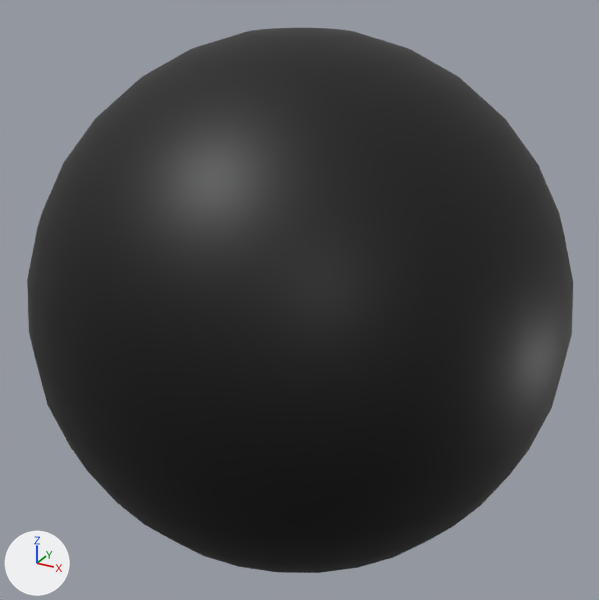
The glTF model 再出発/Asset/Models/Terrain/Sphere/Sphere.gltf as it was, and as the next commit left it.
Camera for both pictures: a 50 mm camera at (11.28, -20.55, 11.27) aimed at (-0.02, -0.01, 1.0). Arrows for +X, +Y and +Z are at lower left; the lights stay in place. Where no turn or scale is listed for an object, it has been applied to the vertices.

Names of what the first picture shows: '球'.
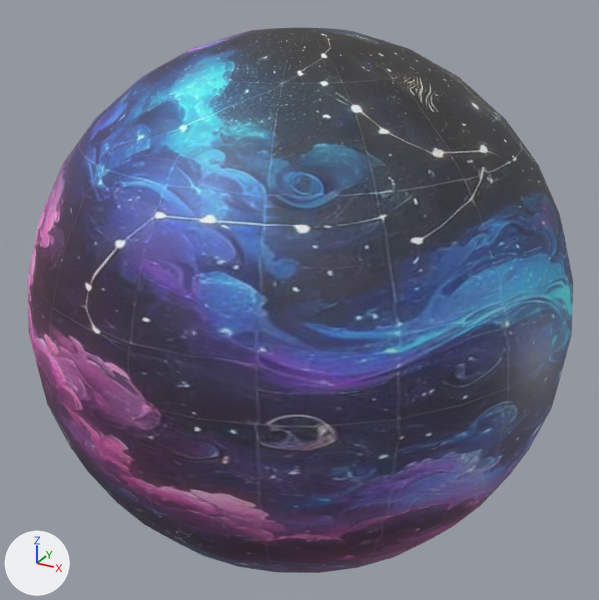
The newer file is also rescaled (x0.375), turned or shifted as a whole; pictures and numbers use the older file's frame.

Changed parts and their boxes [x1, y1, x2, y2] in the pictures (599 x 600 px):
```json
{"object": "球", "change": "surface changed", "before": [27, 28, 573, 573], "after": [27, 28, 573, 573], "on screen": "black to blue"}
```

The change, as JSON lines over the scene's bpy script:
```json
{"op": "add", "block": "img_fantasy___コピー", "code": ["img_fantasy___コピー = load_image('fantasy - コピー', 'fantasy - コピー.jpg', 1024, 1024, 'sRGB')"]}
{"op": "remove", "block": "mat_マテリアル", "code": "mat_マテリアル.base_color = (0.0, 0.0, 0.0)  # black #000000"}
{"op": "add", "block": "mat_マテリアル", "code": "mat_マテリアル.texture = img_fantasy___コピー"}
```
